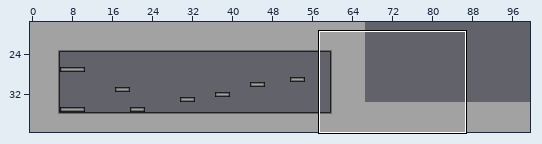
Tiled map, stored at Maps/testMap.tmx. Above: a wide view before the commit, with the close-up outlined.
Close-up. Old version:
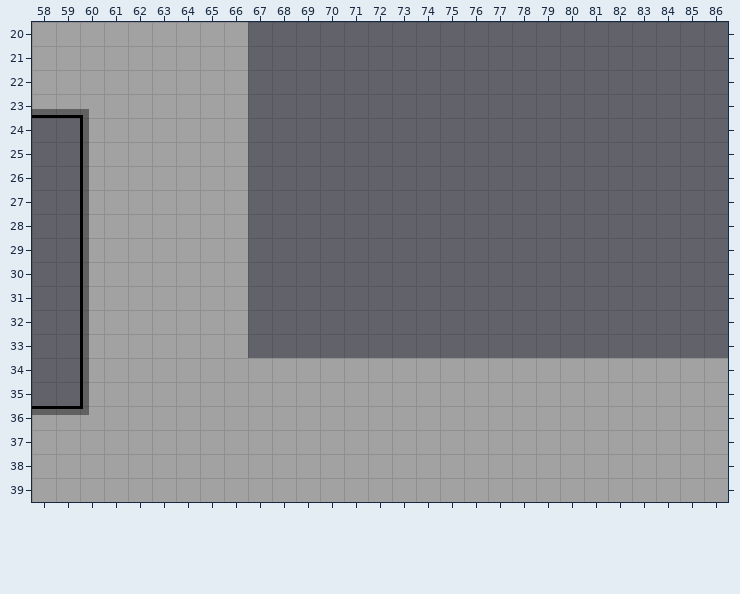
Cells are 32x32 px. Shown: x 58..86, y 20..39. The commit also changed other parts of the map, which this record leaves out.
After:
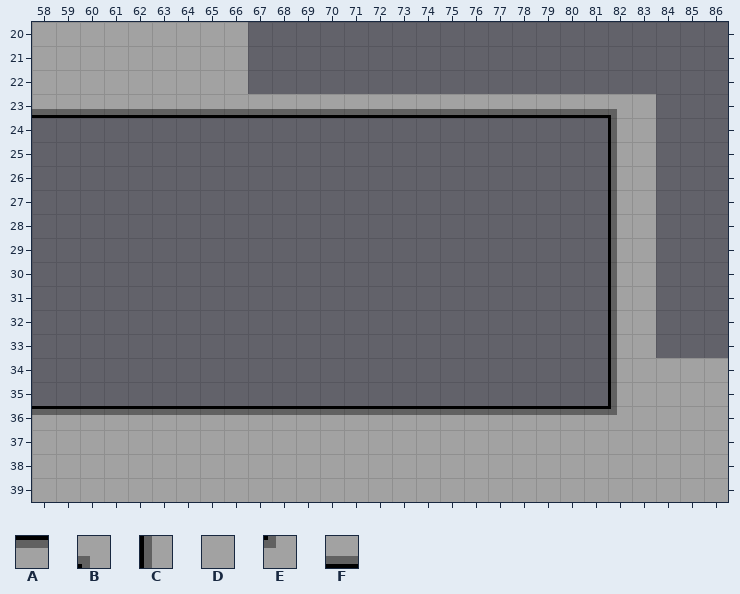
Key: from "testTileSet": A 1, B 4, C 8, D 9, E 12, F 17.
_ is an empty cell.
Change:
Layer "Tiles":
y 23: x 60..83 BDDDDDD_________________ -> FFFFFFFFFFFFFFFFFFFFFFBD
y 24..33: x 60..66 CDDDDDD -> _______; x 82..83 __ -> CD
y 34..35: x 60..82 CDDDDDDDDDDDDDDDDDDDDDD -> ______________________C
y 36: x 60..82 EDDDDDDDDDDDDDDDDDDDDDD -> AAAAAAAAAAAAAAAAAAAAAAE
